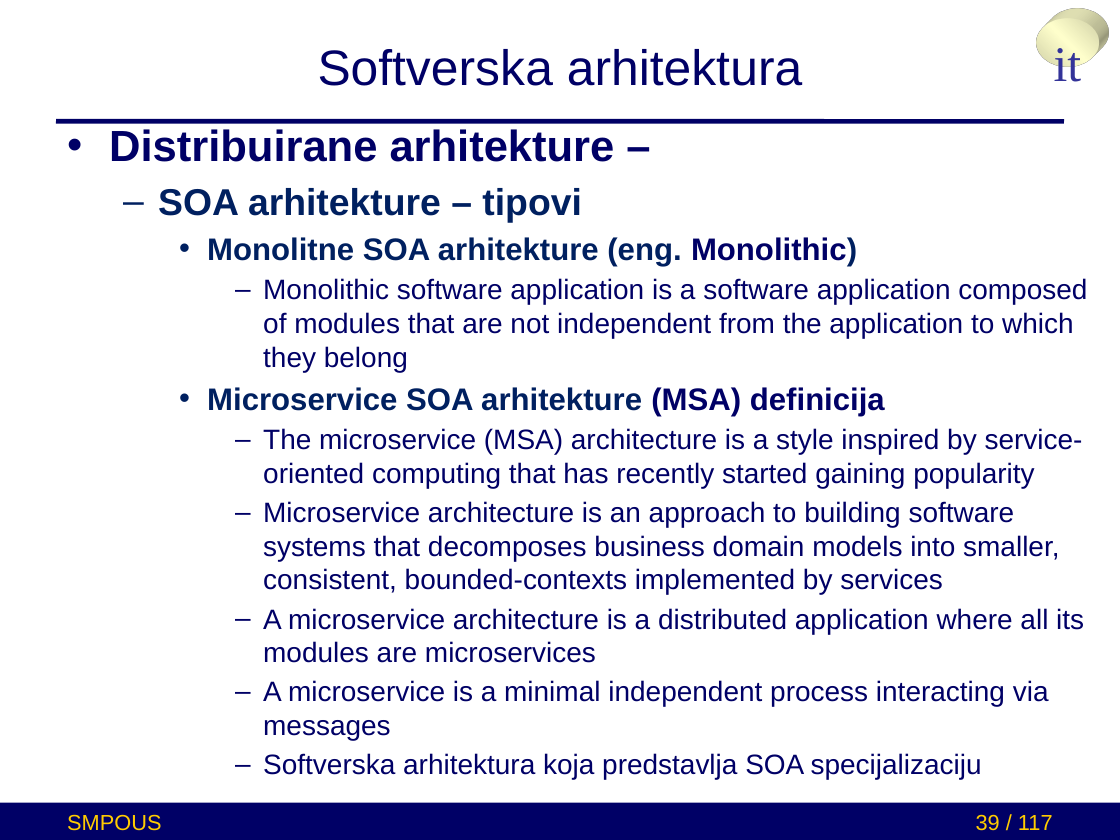
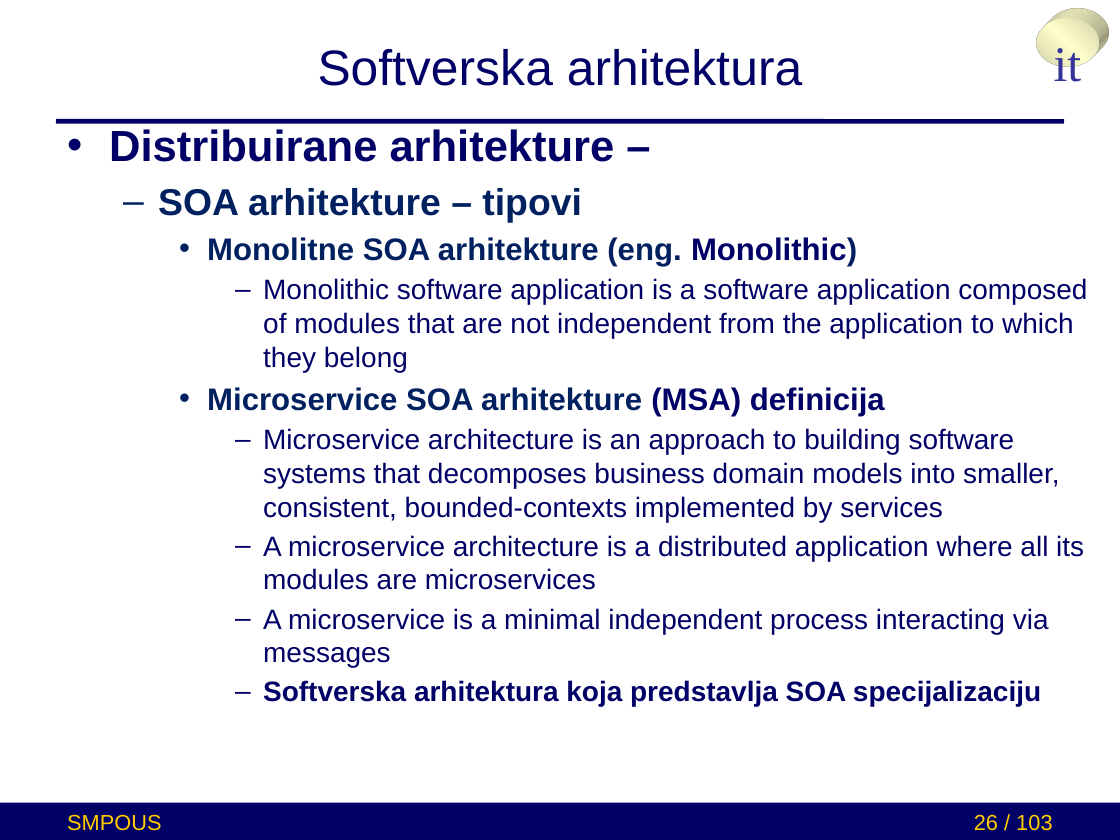
Before and after one commit to brankoterzic/SMPUOS-example-project, a slide deck: slide 26 of presentation_ppx/microservices.pptx (slide 39 before the commit). Drawn at 1120x840 pixels with LibreOffice and Linux fonts; fonts in the diff are those of the drawing. Boxes give left, top, right and bottom in pixels: in the first picture for what was removed or moved away, otherwise in the second. Text is boxed around its words. In the diff, an @@ line names an element or a change of style, - is before the commit and + after.

```diff
--- a/presentation_ppx/microservices.pptx
+++ b/presentation_ppx/microservices.pptx
@@ text at [263, 428, 1083, 488]: paragraph removed @@
-      – The microservice (MSA) architecture is a style inspired by service-oriented computing that has recently started gaining popularity
@@ text at [263, 680, 1041, 707]: bold on in "Softverska arhitektura koja predstavlja SOA specijalizaciju" @@
@@ page number at [974, 814, 1052, 831]: text changed @@
-39 / 117
+26 / 103
```
Also in this commit, not shown: 5 other slides changed, 14 slides removed.
